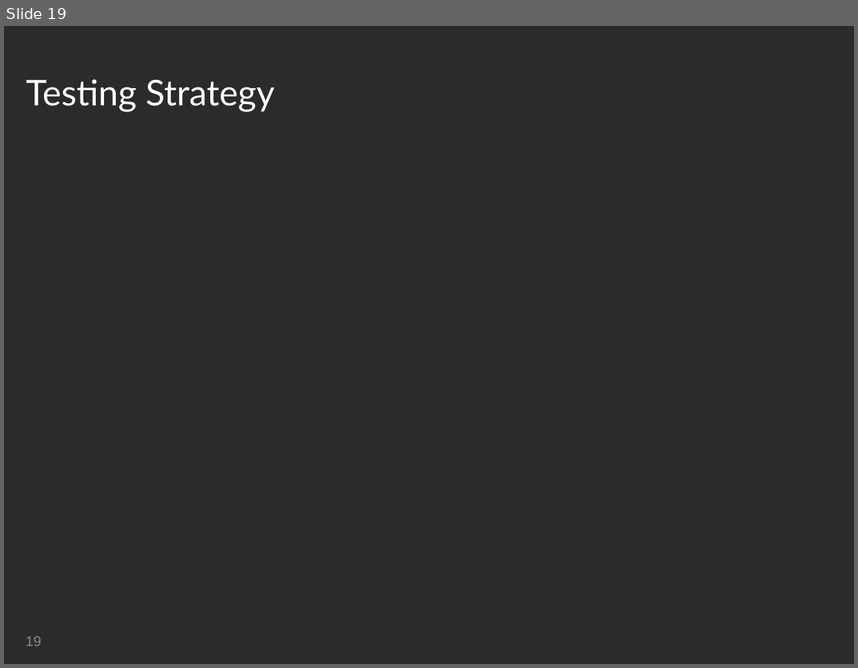
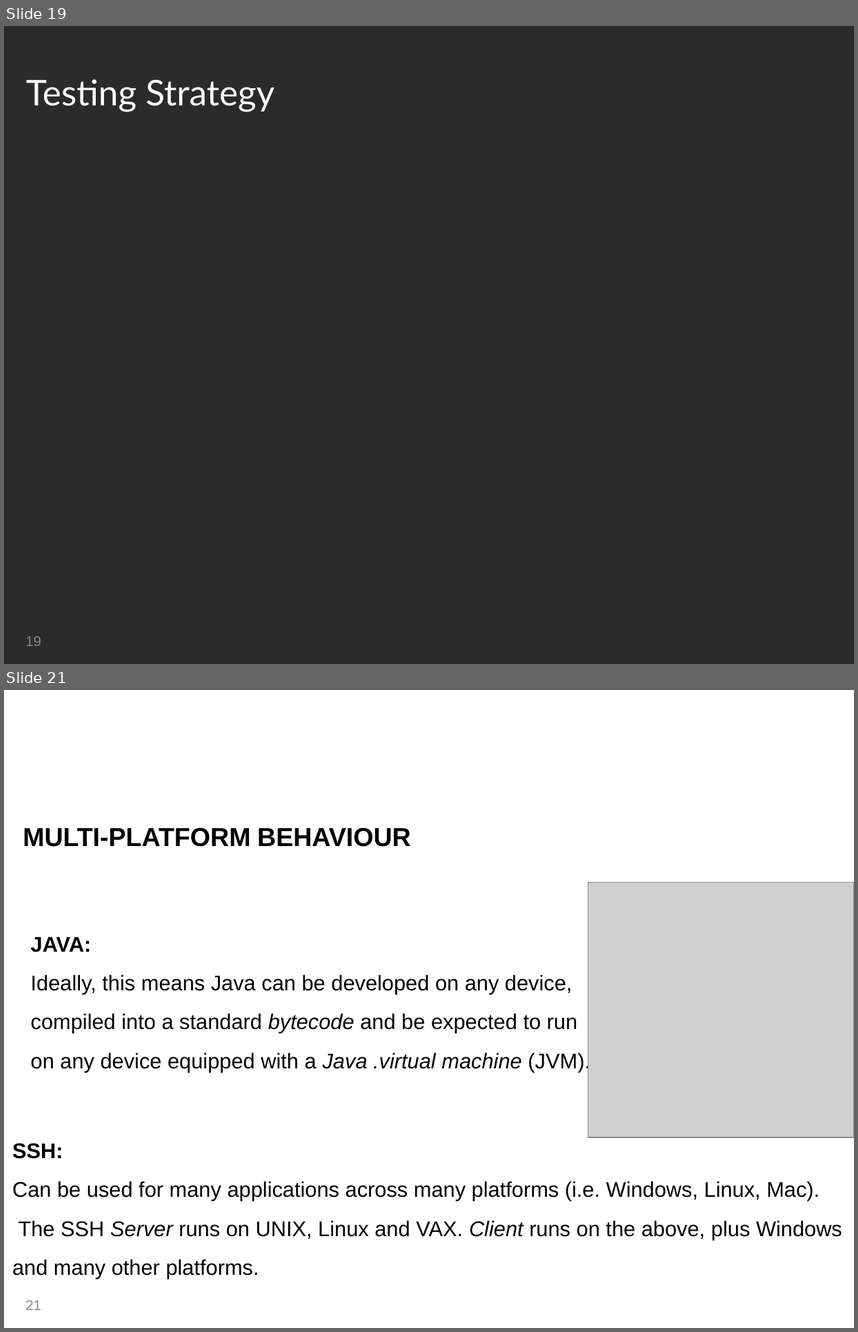
Before and after one commit to MissNanLankwtosh/mateuszgolabc, a slide deck: Presentation/Group Presentation - Zsolt.ppt. Shown one above the other, each under a label of ours: slide 19 before the commit, slides 19 and 21 after it; the slides between them are not shown. The pictures are 858x668 and 858x1332 pixels, drawn with LibreOffice and Linux fonts; fonts in the diff are those of the drawing; grey boxes stand for pictures; background and template pictures are left out; a plain dark background stands for a picture behind light text. Boxes give left, top, right and bottom in pixels: in the first picture for what was removed or moved away, otherwise in the second. Text is boxed around its words. In the diff, an @@ line names an element or a change of style, - is before the commit and + after.

```diff
--- a/Presentation/Group Presentation - Zsolt.ppt
+++ b/Presentation/Group Presentation - Zsolt.ppt
@@ slide 21 added at [4, 690, 854, 1328], background picture (left out) @@
@@ title added at [18, 702, 408, 808], 30 pt, text #FFFFFF @@
+Implementation
@@ text added at [23, 827, 411, 847], 22 pt, text #000000, bold @@
+MULTI-PLATFORM BEHAVIOUR
@@ picture added at [588, 882, 854, 1137] @@
@@ text added at [31, 936, 590, 1072], 18 pt, text #000000 @@
+JAVA:
+Ideally, this means Java can be developed on any device,
+compiled into a standard bytecode and be expected to run
+on any device equipped with a Java .virtual machine (JVM).
@@ text added at [12, 1143, 842, 1279], 18 pt, text #000000 @@
+SSH:
+Can be used for many applications across many platforms (i.e. Windows, Linux, Mac).
+The SSH Server runs on UNIX, Linux and VAX. Client runs on the above, plus Windows
+and many other platforms.
@@ page number added at [25, 1300, 41, 1310], 12 pt, text #898989 @@
+21
```
Also in this commit, not shown: 1 slide changed, 3 other slides added, 3 slides removed.
